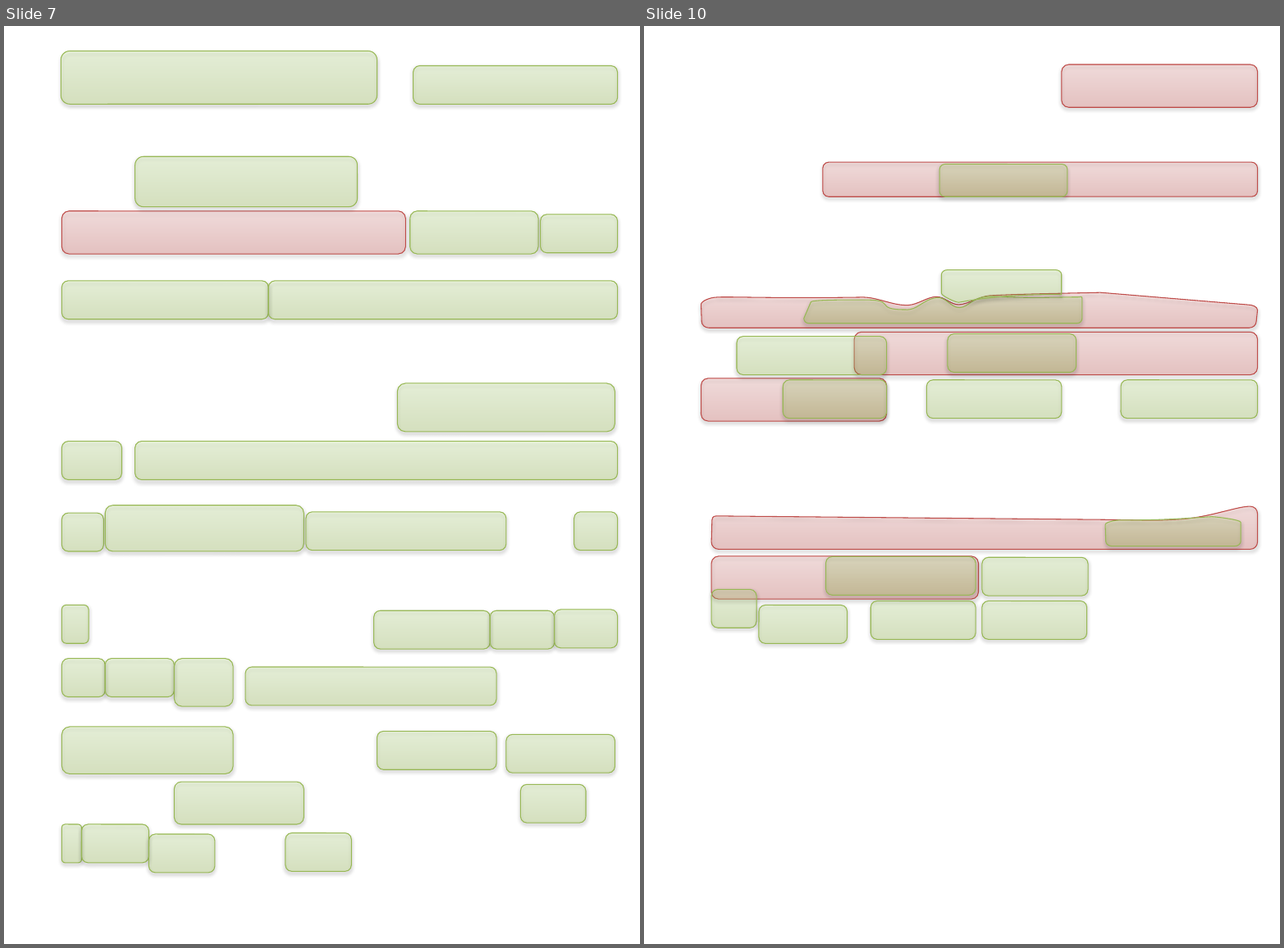
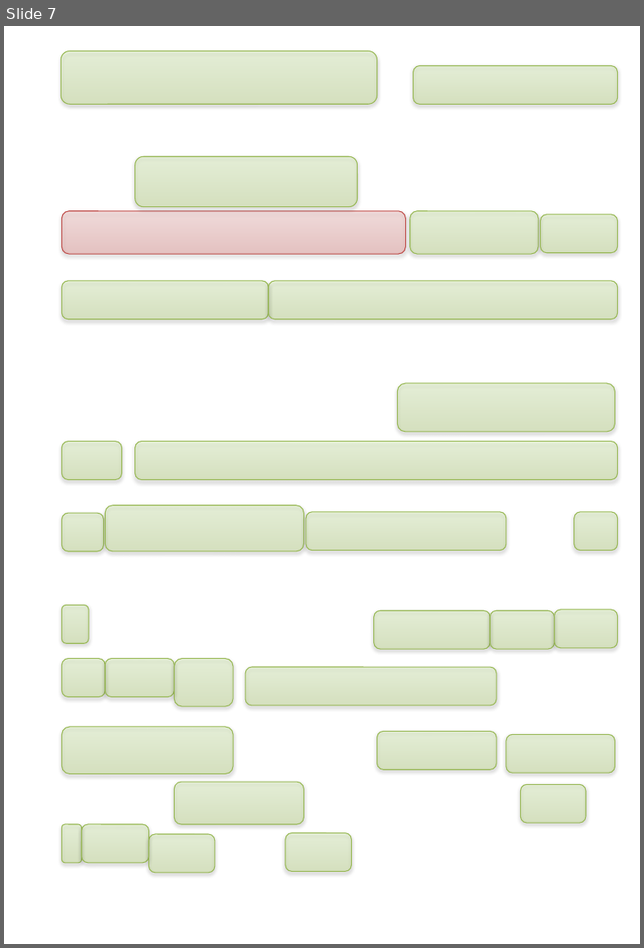
Before and after one commit to chromamorph/data, a slide deck: BachJS/DieKunstDerFuge/ContrapunctusVI/ContrapunctusVI.pptx. Shown side by side, each under a label of ours: slides 7 and 10 before the commit, slide 7 after it; the slides between them are not shown. The pictures are 1284x948 and 644x948 pixels, drawn with LibreOffice and Linux fonts; fonts in the diff are those of the drawing; background and template pictures are left out. Boxes give left, top, right and bottom in pixels: in the first picture for what was removed or moved away, otherwise in the second. Text is boxed around its words. In the diff, an @@ line names an element or a change of style, - is before the commit and + after.

```diff
--- a/BachJS/DieKunstDerFuge/ContrapunctusVI/ContrapunctusVI.pptx
+++ b/BachJS/DieKunstDerFuge/ContrapunctusVI/ContrapunctusVI.pptx
@@ slide 10 removed at bbox=[644, 26, 1280, 944], background picture (left out) @@
@@ rounded rectangle removed at bbox=[1061, 64, 1257, 107] @@
@@ rounded rectangle removed at bbox=[823, 162, 1257, 197] @@
@@ rounded rectangle removed at bbox=[939, 164, 1067, 197] @@
@@ freeform shape removed at bbox=[942, 270, 1061, 302] @@
@@ freeform shape removed at bbox=[701, 293, 1257, 329] @@
@@ freeform shape removed at bbox=[804, 297, 1082, 324] @@
@@ rounded rectangle removed at bbox=[737, 336, 887, 374] @@
@@ rounded rectangle removed at bbox=[854, 332, 1257, 375] @@
@@ rounded rectangle removed at bbox=[947, 334, 1076, 372] @@
@@ rounded rectangle removed at bbox=[701, 379, 887, 422] @@
@@ rounded rectangle removed at bbox=[783, 380, 887, 418] @@
@@ rounded rectangle removed at bbox=[926, 380, 1061, 418] @@
@@ rounded rectangle removed at bbox=[1120, 380, 1257, 418] @@
@@ freeform shape removed at bbox=[712, 507, 1257, 550] @@
@@ freeform shape removed at bbox=[1105, 516, 1240, 546] @@
@@ rounded rectangle removed at bbox=[712, 557, 979, 600] @@
@@ rounded rectangle removed at bbox=[825, 557, 975, 594] @@
@@ rounded rectangle removed at bbox=[982, 557, 1088, 595] @@
@@ rounded rectangle removed at bbox=[712, 589, 756, 628] @@
@@ rounded rectangle removed at bbox=[759, 605, 847, 643] @@
@@ rounded rectangle removed at bbox=[870, 602, 975, 639] @@
@@ rounded rectangle removed at bbox=[982, 602, 1087, 639] @@
```
Also in this commit, not shown: 9 slides added, 8 other slides removed, 11 other files.
